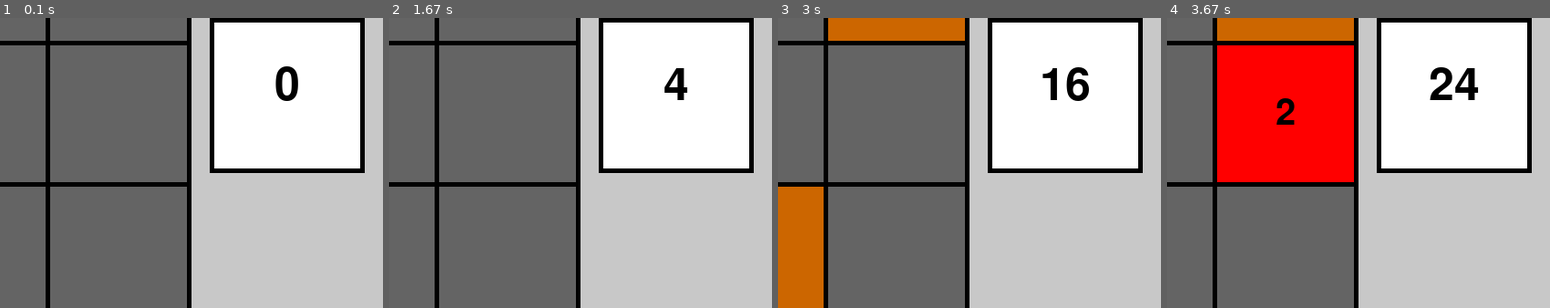
Above: before the commit, frames 1-4 (left to right).
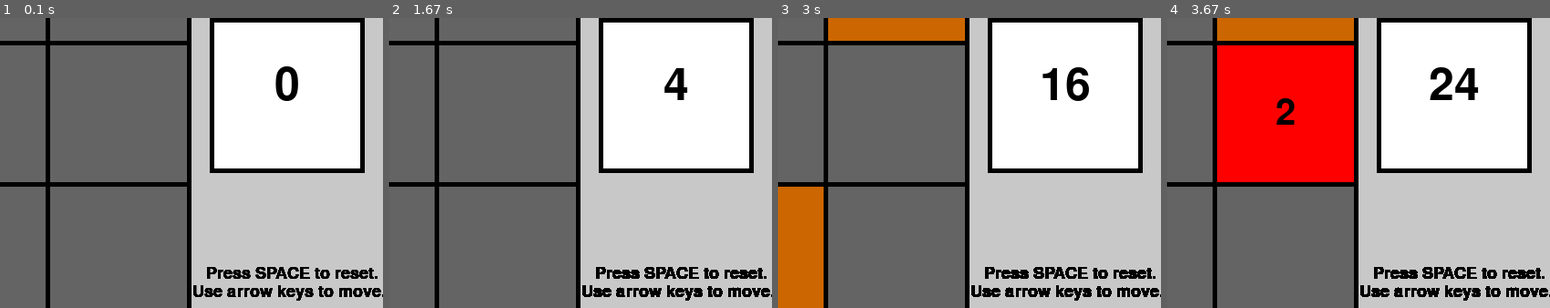
Above: after the commit, the same moments.

Repository: jabuckle26/2048-Game-Python
Game: pygame game, started from 2048_pygame.py
The game is run twice, just before and just after one commit, with the same random seed, the same clock (stepped at 60 frames per second) and the same inputs.
Inputs:
- Up to frame 1 (0.1 s): no input
- Up to frame 2 (1.67 s): hold Right 0.33-0.8 s; hold Up 0.83-1.13 s; hold Right 1.17-1.63 s
- Up to frame 3 (3 s): hold Left 1.67-2.2 s; hold Down 2.23-2.53 s; hold Left 2.57-2.97 s
- Up to frame 4 (3.67 s): hold Up 3-3.37 s; hold Right from 3.4 s (still down)
The pictures show only the part of the screen within x 50-100%, y 46-96%; the shares and areas given below are measured in that part.

The runs differ from the first frame. In frame 1, 2.1% of the frame differs, in the area x 50-100%, y 85-98%; in frame 2, 2.1%; in frame 3, 2.1%; in frame 4, 2.1%.

Commit message:
Version 1 - playable version for GitHub

Diff:
--- a/2048_pygame.py
+++ b/2048_pygame.py
@@ -1,3 +1,9 @@
+"""
+Description: A script to simulate the 2048 game.
+Language: Python
+Version: 1.0
+"""
+
 import numpy as np
 import pygame
 import random
@@ -203,8 +209,10 @@
 Score_v = DisplayText(str(score),pygame.font.Font('freesansbold.ttf', 50), (w_height + padding * 1.5 + title_panel_side / 2 , (padding + (title_panel_side / 2)) *3+ 100), black)
 Game_over_t = DisplayText('Game Over !', pygame.font.Font('freesansbold.ttf', 50), (w_width / 2 , w_height/2), red)
 Cell_formats = DisplayText(None, pygame.font.Font('freesansbold.ttf', 40), None, black)
-
-constant_text_displayed = [Title, Score_t, Score_v]
+instructions_1 = DisplayText('Press SPACE to reset.', pygame.font.Font('freesansbold.ttf', 18), (w_width-100, w_height-70), black)
+instructions_2 = DisplayText('Use arrow keys to move.', pygame.font.Font('freesansbold.ttf', 18), (w_width-103, w_height-50), black)
+
+constant_text_displayed = [Title, Score_t, Score_v, instructions_1, instructions_2]
 
 #Game parameters
 window = pygame.display.set_mode((w_width, w_height))
--- a/Testing classes.py
+++ /dev/null
@@ -1,46 +0,0 @@
-import pygame
-pygame.init()
-
-black = (0,0,0)
-grey = (200,200,200)
-dark_grey = (100,100,100)
-red = (255,0,0)
-orange = (204,102,0)
-light_yellow = (204,204,0)
-light_green = (0,153,0)
-light_blue = (0,255,204)
-blue = (0,102,204)
-dark_blue = (0,0,153)
-lavender = (102,102,255)
-purple = (102,0,255)
-pink = (255,153,255)
-white =(255,255,255)
-
-tile_colours ={'2': red,
-				'4': orange,
-				'8': light_yellow,
-				'16': light_green,
-				'32': light_blue,
-				'64': blue,
-				'128': dark_blue,
-				'256': lavender,
-				'512': purple,
-				'1024': pink,
-				'2048': white }
-
-
-
-
-score = '0'
-Title = DisplayText('2048', pygame.font.Font('freesansbold.ttf', 65),(50,50),black)
-Score_t = DisplayText('Score:', pygame.font.Font('freesansbold.ttf', 30), (50,50), black)
-Score_v = DisplayText(str(score),pygame.font.Font('freesansbold.ttf', 50), (50,50), black)
-Game_over_t = DisplayText('Game Over !', pygame.font.Font('freesansbold.ttf', 50), (50,50), red)
-#Cell_formats = DisplayText('', cell_font = pygame.font.Font('freesansbold.ttf', 40), (50,50), black)
-
-constant_text_displayed = [Title, Score_t, Score_v]
-
-print(Score_v.words)
-Score_v.words = '50'
-
-print(Score_v.words)
